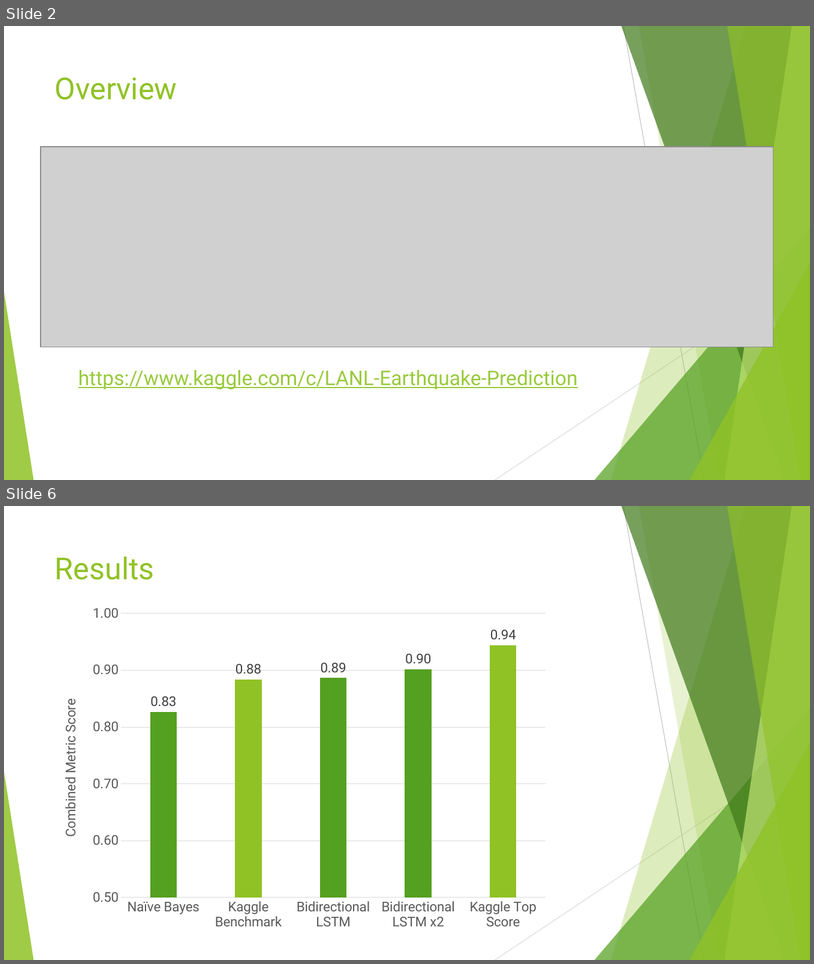
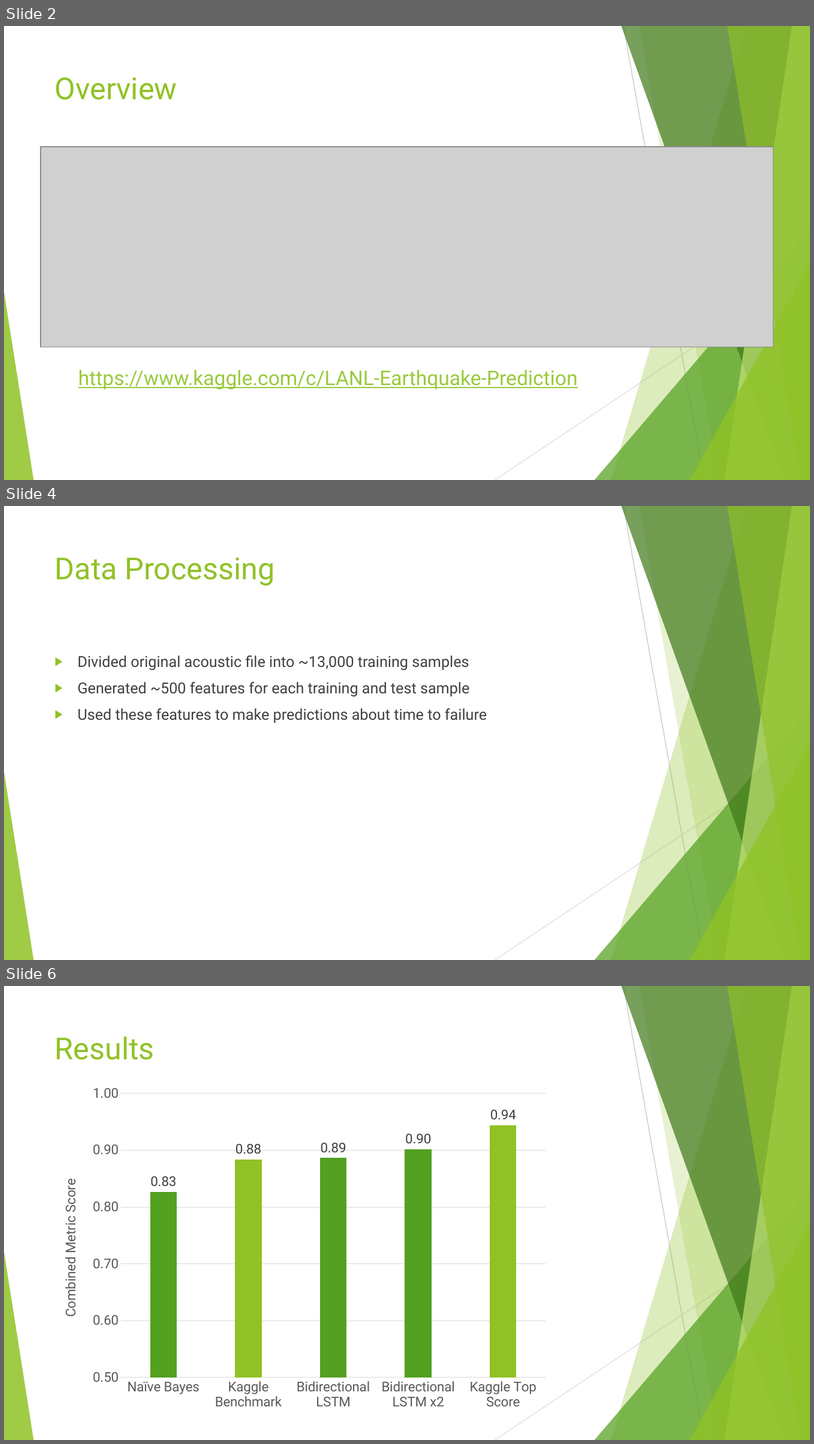
Before and after one commit to DavidBraslow/dsc-5-capstone-project-online-ds-sp-000, a slide deck: presentation.pptx. Shown one above the other, each under a label of ours: slides 2 and 6 before the commit, slides 2, 4 and 6 after it; the slides between them are not shown. The pictures are 814x964 and 814x1444 pixels, drawn with LibreOffice and Linux fonts; fonts in the diff are those of the drawing; grey boxes stand for pictures. Boxes give left, top, right and bottom in pixels: in the first picture for what was removed or moved away, otherwise in the second. Text is boxed around its words. In the diff, an @@ line names an element or a change of style, - is before the commit and + after.

```diff
--- a/presentation.pptx
+++ b/presentation.pptx
@@ slide 4 added at [4, 506, 810, 960], background #FFFFFF; not listed: 10 template elements that a slide beside it also shows @@
@@ title added at [55, 557, 275, 586], 36 pt, text #90C226 @@
+Data Processing
@@ text added at [78, 655, 487, 723], 18 pt, text #404040 @@
+▶ Divided original acoustic file into ~13,000 training samples
+▶ Generated ~500 features for each training and test sample
+▶ Used these features to make predictions about time to failure
```
Also in this commit, not shown: 2 slides changed, 2 other slides added, 3 slides removed, 1 other file.
